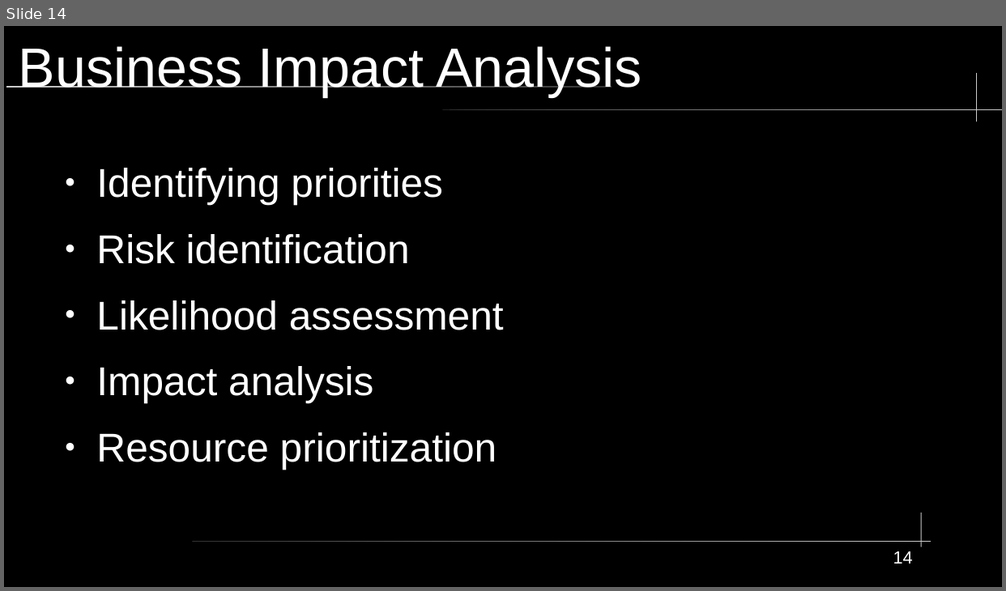
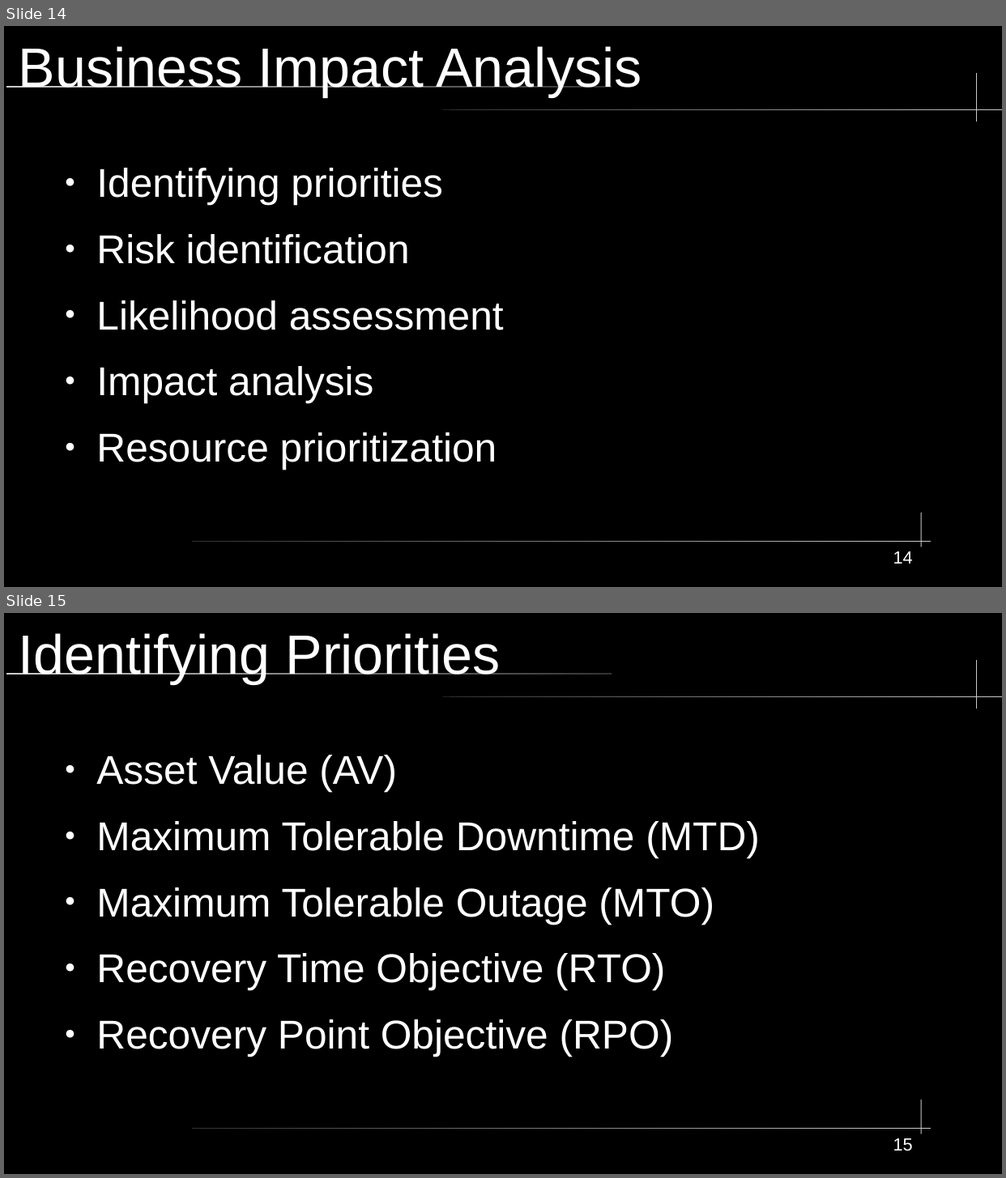
Before and after one commit to City-Colleges-of-Chicago-Cybersecurity/COMPSFI-214, a slide deck: 2026/Spring/powerpoints/Chatper-03-Business-Continuity-Planning.odp. Shown one above the other, each under a label of ours: slide 14 before the commit, slides 14 and 15 after it. The pictures are 1006x591 and 1006x1178 pixels, drawn with LibreOffice and Linux fonts; fonts in the diff are those of the drawing. Boxes give left, top, right and bottom in pixels: in the first picture for what was removed or moved away, otherwise in the second. Text is boxed around its words. In the diff, an @@ line names an element or a change of style, - is before the commit and + after.

Commit message:
Adding files

```diff
--- a/2026/Spring/powerpoints/Chatper-03-Business-Continuity-Planning.odp
+++ b/2026/Spring/powerpoints/Chatper-03-Business-Continuity-Planning.odp
@@ slide 15 added at [4, 613, 1002, 1174], background #000000; not listed: 5 template elements that a slide beside it also shows @@
@@ title added at [19, 633, 501, 684], 44 pt, text #FFFFFF @@
+Identifying Priorities
@@ text added at [96, 755, 760, 1056], 32 pt, text #FFFFFF @@
+● Asset Value (AV)
+● Maximum Tolerable Downtime (MTD)
+● Maximum Tolerable Outage (MTO)
+● Recovery Time Objective (RTO)
+● Recovery Point Objective (RPO)
@@ page number added at [893, 1139, 913, 1152], 14 pt, text #FFFFFF @@
+15
```
Also in this commit, not shown: 4 other slides added.
